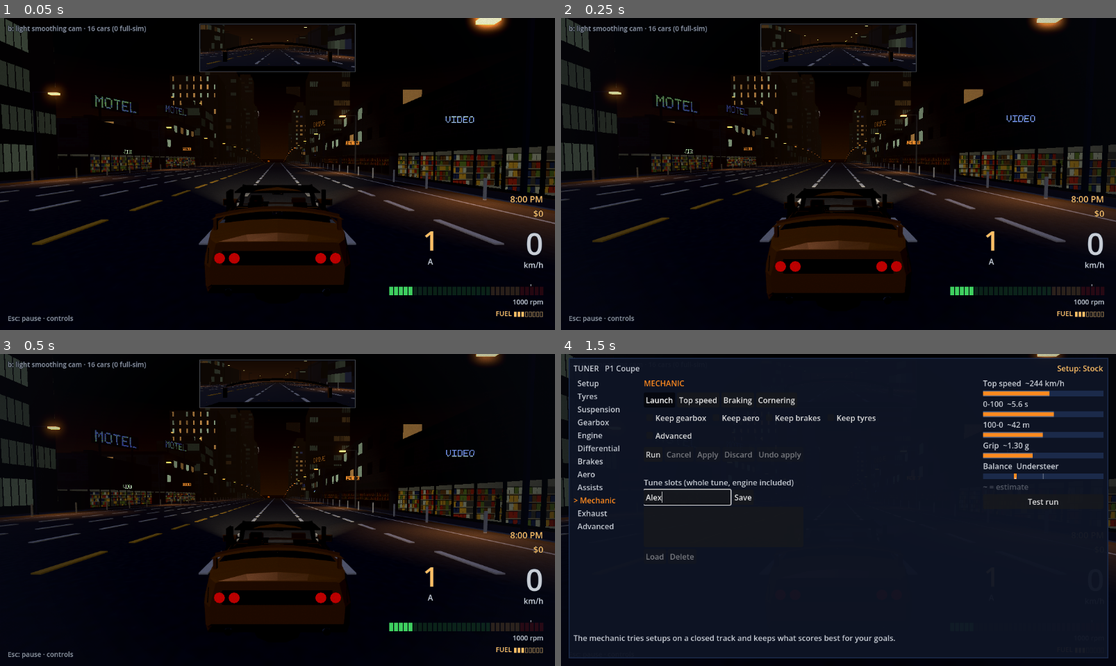
Above: before the commit, frames 1-4 (two rows, left to right).
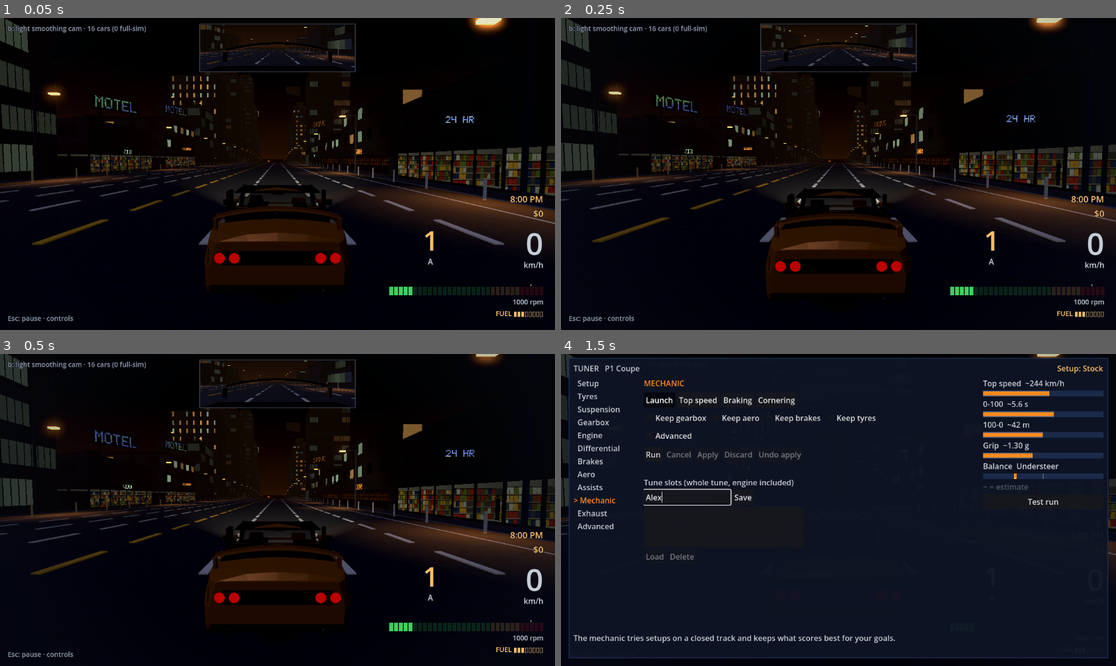
Above: after the commit, the same moments.

Repository: SmurfyHehe/neon-overdrive
Game: Godot game, scene res://Game.tscn
The game is run twice, just before and just after one commit, with the same random seed, the same clock (stepped at 60 frames per second) and the same inputs.
Inputs (mouse positions are in pixels of both pictures, inside the frame that each line leads up to):
- Up to frame 1 (0.05 s): no input
- Up to frame 2 (0.25 s): no input
- Up to frame 3 (0.5 s): no input
- Up to frame 4 (1.5 s): tap Enter (photo_shot) at 0.5 s; move the mouse to (960, 494) at 0.52 s; hold D (photo_right) 0.53-1.25 s; tap Y (autotune_panel) at 0.6 s; click (960, 494) at 0.67 s; click (688, 497) at 1.27 s; type "Alex" at 1.35 s

The runs differ from the first frame. In frame 1, 0.1% of the frame differs, in the area x 32-86%, y 31-46%; in frame 2, 0.1%; in frame 3, 0.1%; in frame 4, less than 0.1%.

Commit message:
Shop fronts: slats that read at night, stock per bay, signs that match the room, cost tool and shots
Shutters carry a little sodium glow (nothing real lights the street, so
plain albedo read as black glass). Each bay hashes its own stock and
people. Sign words come from a per-room pool so a laundromat is not signed
BAR. tools/shopfront_cost.gd measures the rooms on/off GPU time in one
process; the before/after screenshots go under docs/design/world.

Co-Authored-By: Claude Fable 5.1 <noreply@anthropic.com>

Diff:
--- a/scripts/world/building_kit.gd
+++ b/scripts/world/building_kit.gd
@@ -99,6 +99,15 @@
 	"shuttered": {"id": 3, "close": -2, "close_chance": 1.0},
 }
 const ROOM_NAMES := ["store", "laundromat", "bar", "vacant"]
+# Sign words that fit each room (all from BuildingSigns' word atlas), so a
+# laundromat is not signed BAR. A vacant or shuttered unit keeps an old sign.
+const SIGN_WORDS := {
+	"store": ["LIQUOR", "PAWN", "VIDEO", "OPEN", "24 HR", "KEYS", "NOODLES"],
+	"laundromat": ["LAUNDRY", "OPEN"],
+	"bar": ["BAR", "CAFE", "NOODLES", "OPEN"],
+	"vacant": ["LIQUOR", "PAWN", "VIDEO", "KEYS", "NOODLES", "LAUNDRY"],
+	"shuttered": ["LIQUOR", "PAWN", "VIDEO", "KEYS", "NOODLES", "LAUNDRY"],
+}
 # Shader values for "never" and "all night" closing times.
 const NEVER := 1.0e9
 const ALWAYS := -1.0e9
@@ -584,6 +593,8 @@
 	var word := ""
 	if rng.randf() < float(spec.sign):
 		var pool: Array = BuildingSigns.GARAGE_WORDS if type == "garage" else BuildingSigns.SHOP_WORDS
+		if type == "shop" and SIGN_WORDS.has(front.kind):
+			pool = SIGN_WORDS[front.kind]
 		word = pool[rng.randi() % pool.size()]
 		if spec.has("word"):
 			word = spec.word
--- /dev/null
+++ b/tools/shopfront_cost.gd
@@ -0,0 +1,132 @@
+extends SceneTree
+
+# World step 3 (2026-10-10): what the shop rooms cost on the GPU. Boots the
+# night scene with no traffic, builds ten downtown chunks (the densest shop
+# fronts at the kerb) and holds a street-level camera on them, then measures
+# the viewport's GPU render time with the rooms ON and OFF, alternating every
+# FRAMES frames for ROUNDS rounds in the same process, so a laptop loaded by
+# other work drifts the same way for both. OFF sets every building's `room`
+# instance uniform to -1, which skips the room branch; everything else in
+# the frame is identical. Prints the per-round pair and the median of the
+# differences. Needs the real renderer; run it at the game's resolution:
+#
+#   <godot> --path . --audio-driver Dummy --resolution 1920x1080 -s res://tools/shopfront_cost.gd
+
+const Harness := preload("res://tests/traffic/traffic_harness.gd")
+const B := preload("res://scripts/world/road_chunk_builder.gd")
+const RUN := 16
+const FRAMES := 60
+const ROUNDS := 10
+## Game minutes since 8 p.m.: 8:30, everything open and lit (the dearest case).
+const MINUTES := 30.0
+
+var game: Node
+
+func _initialize() -> void:
+	OS.set_environment("NEON_CURVES", "0")
+	OS.set_environment("NEON_HILLS", "0")
+	game = Harness.boot(self, 0, 300.0, 3)
+	_run.call_deferred()
+
+func _run() -> void:
+	for i in 30:
+		await process_frame
+	for c in game.get("chunk_pool"):
+		(c.root as Node3D).visible = false
+	for c in game.get_children():
+		if c is CanvasLayer:
+			(c as CanvasLayer).visible = false
+	var player: Node3D = game.get("player")
+	if player != null:
+		player.visible = false
+		if player is RigidBody3D:
+			(player as RigidBody3D).freeze = true
+	var clock: Node = game.get("night_clock")
+	clock.set("fixed_minutes", MINUTES)
+	clock.set("speed", 0.0)
+	clock.set("minutes", MINUTES)
+	WindowLights.set_minutes(MINUTES)
+	var D := B.Districts
+	var r := 0
+	for k in 60:
+		if D.name_of_run(k) == "downtown":
+			r = k
+			break
+	var first := r * RUN + 2
+	var origin := first + 4
+	var meshes: Array[MeshInstance3D] = []
+	for idx in range(first, first + 10):
+		var chunk := B.build_chunk(idx, game._section_at(idx - 1), game._section_at(idx), origin)
+		game.add_child(chunk)
+		for i in B._building_slots() * 2:
+			var mi := chunk.get_node_or_null(NodePath("BuildingMesh%d" % i)) as MeshInstance3D
+			if mi != null:
+				meshes.append(mi)
+	var cam := Camera3D.new()
+	root.add_child(cam)
+	cam.make_current()
+	cam.fov = 58.0
+	var vp := root.get_viewport()
+	RenderingServer.viewport_set_measure_render_time(vp.get_viewport_rid(), true)
+	DisplayServer.window_set_vsync_mode(DisplayServer.VSYNC_DISABLED)
+	Engine.max_fps = 0
+	# three poses: the chase camera's rest pose in the right lane; stopped at
+	# the kerb looking along the fronts; and nose to the glass of the first
+	# shop so its room fills the screen (the worst case, an upper bound per
+	# screen of glass)
+	var poses := {
+		"chase": [Vector3(1.8, 1.85, 5.2), Vector3(1.8, 0.95, -12.0)],
+		"kerb": [Vector3(4.5, 1.5, 0.0), Vector3(9.0, 2.0, -40.0)],
+	}
+	var shop: MeshInstance3D = null
+	for mi in meshes:
+		if not mi.visible or int(mi.get_instance_shader_parameter("room")) < 0:
+			continue
+		if mi.global_position.x > 0.0 and mi.global_position.z < -8.0 and (shop == null or mi.global_position.z > shop.global_position.z):
+			shop = mi
+	if shop != null:
+		var fx := shop.global_position.x - shop.scale.x * 0.5
+		var cz := shop.global_position.z
+		poses["glass"] = [Vector3(fx - 1.6, 1.7, cz), Vector3(fx, 1.7, cz)]
+	var rooms: Array[int] = []
+	for mi in meshes:
+		var v = mi.get_instance_shader_parameter("room")
+		rooms.append(int(v) if v != null else -1)
+	var fronts := 0
+	for v in rooms:
+		fronts += 1 if v >= 0 else 0
+	print("cost: %d buildings, %d with shop fronts, window %s" % [meshes.size(), fronts, str(DisplayServer.window_get_size())])
+	for pose in poses:
+		cam.global_position = poses[pose][0]
+		cam.look_at(poses[pose][1])
+		var diffs: Array[float] = []
+		var ons: Array[float] = []
+		var offs: Array[float] = []
+		for round in ROUNDS:
+			var on := await _measure(vp, meshes, rooms, true)
+			var off := await _measure(vp, meshes, rooms, false)
+			ons.append(on)
+			offs.append(off)
+			diffs.append(on - off)
+			print("  %s round %d: rooms on %.3f ms, off %.3f ms, diff %+.3f ms" % [pose, round, on, off, on - off])
+		diffs.sort()
+		ons.sort()
+		offs.sort()
+		var mid := ROUNDS / 2
+		print("COST %s: median gpu on %.3f ms, off %.3f ms, median diff %+.3f ms (min %+.3f, max %+.3f)" % [pose, ons[mid], offs[mid], diffs[mid], diffs[0], diffs[ROUNDS - 1]])
+	quit(0)
+
+func _measure(vp: Viewport, meshes: Array[MeshInstance3D], rooms: Array[int], on: bool) -> float:
+	for i in meshes.size():
+		meshes[i].set_instance_shader_parameter("room", rooms[i] if on else -1)
+	for i in 10:
+		await process_frame  # settle
+	var sum := 0.0
+	var n := 0
+	for i in FRAMES:
+		await process_frame
+		var g := RenderingServer.viewport_get_measured_render_time_gpu(vp.get_viewport_rid())
+		if g > 0.0 and g < 1000.0:
+			sum += g
+			n += 1
+	return sum / maxf(float(n), 1.0)
Binary file added: docs/design/world/shop-fronts-2026-10-10/downtown_kerb_after_0245.png
Binary file added: docs/design/world/shop-fronts-2026-10-10/downtown_kerb_after_2030.png
Binary file added: docs/design/world/shop-fronts-2026-10-10/downtown_kerb_after_2330.png
Binary file added: docs/design/world/shop-fronts-2026-10-10/downtown_kerb_before.png
Binary file added: docs/design/world/shop-fronts-2026-10-10/downtown_street_after_0245.png
Binary file added: docs/design/world/shop-fronts-2026-10-10/downtown_street_after_2030.png
Binary file added: docs/design/world/shop-fronts-2026-10-10/downtown_street_before.png
Binary file added: docs/design/world/shop-fronts-2026-10-10/residential_kerb_after_0245.png
Binary file added: docs/design/world/shop-fronts-2026-10-10/residential_kerb_after_2030.png
Binary file added: docs/design/world/shop-fronts-2026-10-10/residential_kerb_after_2330.png
Binary file added: docs/design/world/shop-fronts-2026-10-10/residential_kerb_before.png
Binary file added: docs/design/world/shop-fronts-2026-10-10/residential_street_after_0245.png
(and 10 more such lines)
